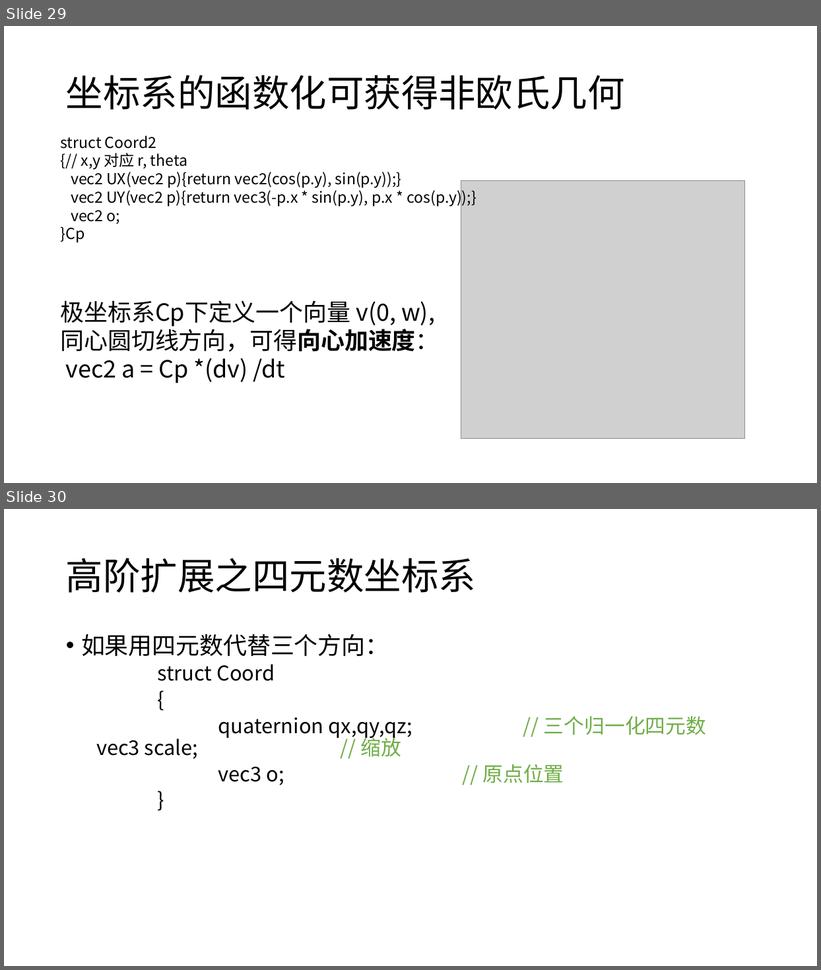
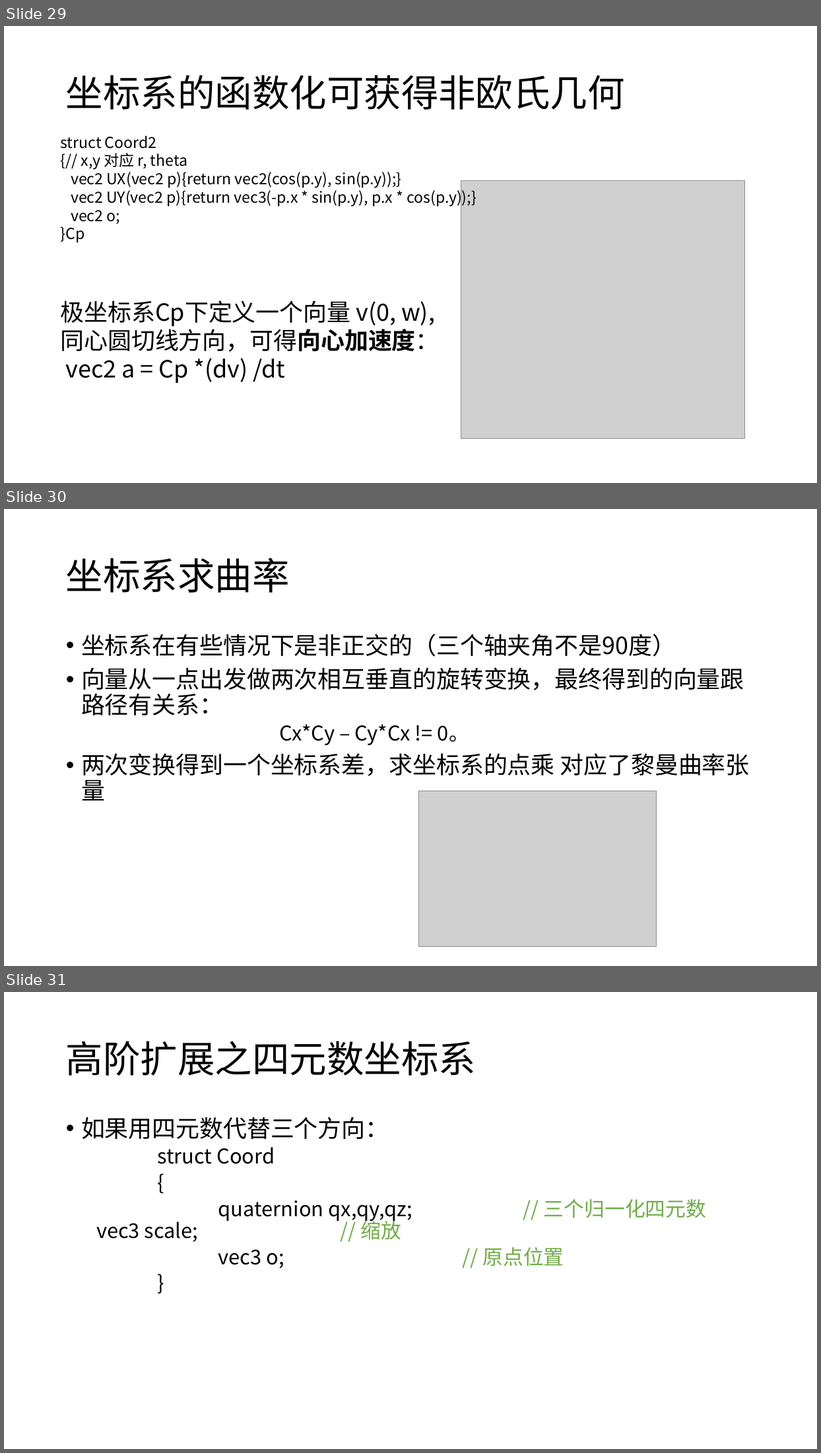
Before and after one commit to panguojun/Coordinate-System, a slide deck: 坐标系.pptx. Shown one above the other, each under a label of ours: slides 29 and 30 before the commit, slides 29, 30 and 31 after it. The pictures are 821x970 and 821x1453 pixels, drawn with LibreOffice and Linux fonts; fonts in the diff are those of the drawing; grey boxes stand for pictures. Boxes give left, top, right and bottom in pixels: in the first picture for what was removed or moved away, otherwise in the second. Text is boxed around its words. In the diff, an @@ line names an element or a change of style, - is before the commit and + after.

```diff
--- a/坐标系.pptx
+++ b/坐标系.pptx
@@ slide 30 added at bbox=[4, 509, 817, 966], background #FFFFFF @@
@@ title added at bbox=[66, 558, 290, 593], 44 pt, text #000000 @@
+坐标系求曲率
@@ text added at bbox=[81, 634, 750, 801], 28 pt, text #000000 @@
+• 坐标系在有些情况下是非正交的（三个轴夹角不是90度）
+• 向量从一点出发做两次相互垂直的旋转变换，最终得到的向量跟路径有关系：
+  Cx*Cy – Cy*Cx != 0。
+• 两次变换得到一个坐标系差，求坐标系的点乘 对应了黎曼曲率张量
@@ picture added at bbox=[418, 791, 657, 947] @@
@@ what was slide 30 is now slide 31 @@
```
Also in this commit, not shown: 1 slide changed, 1 other file.
